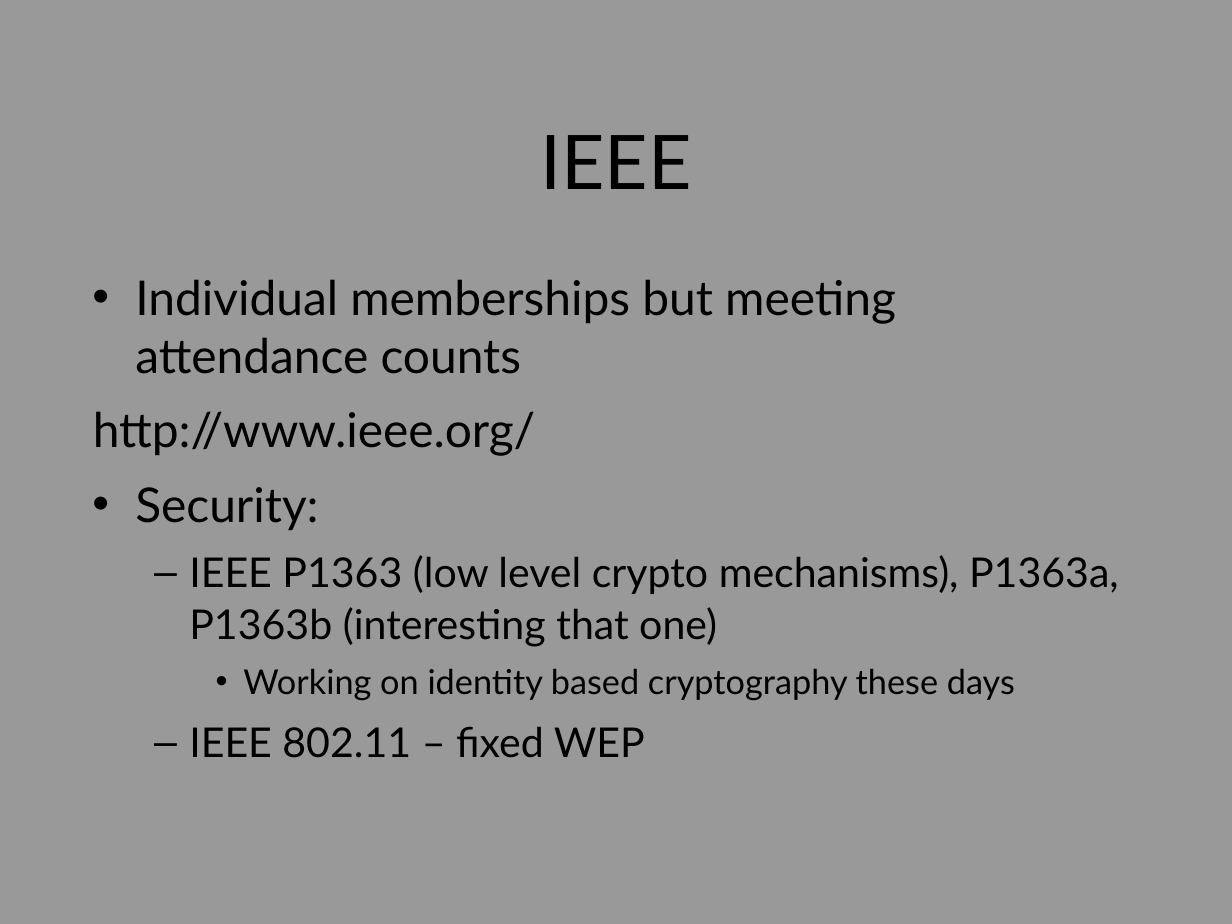
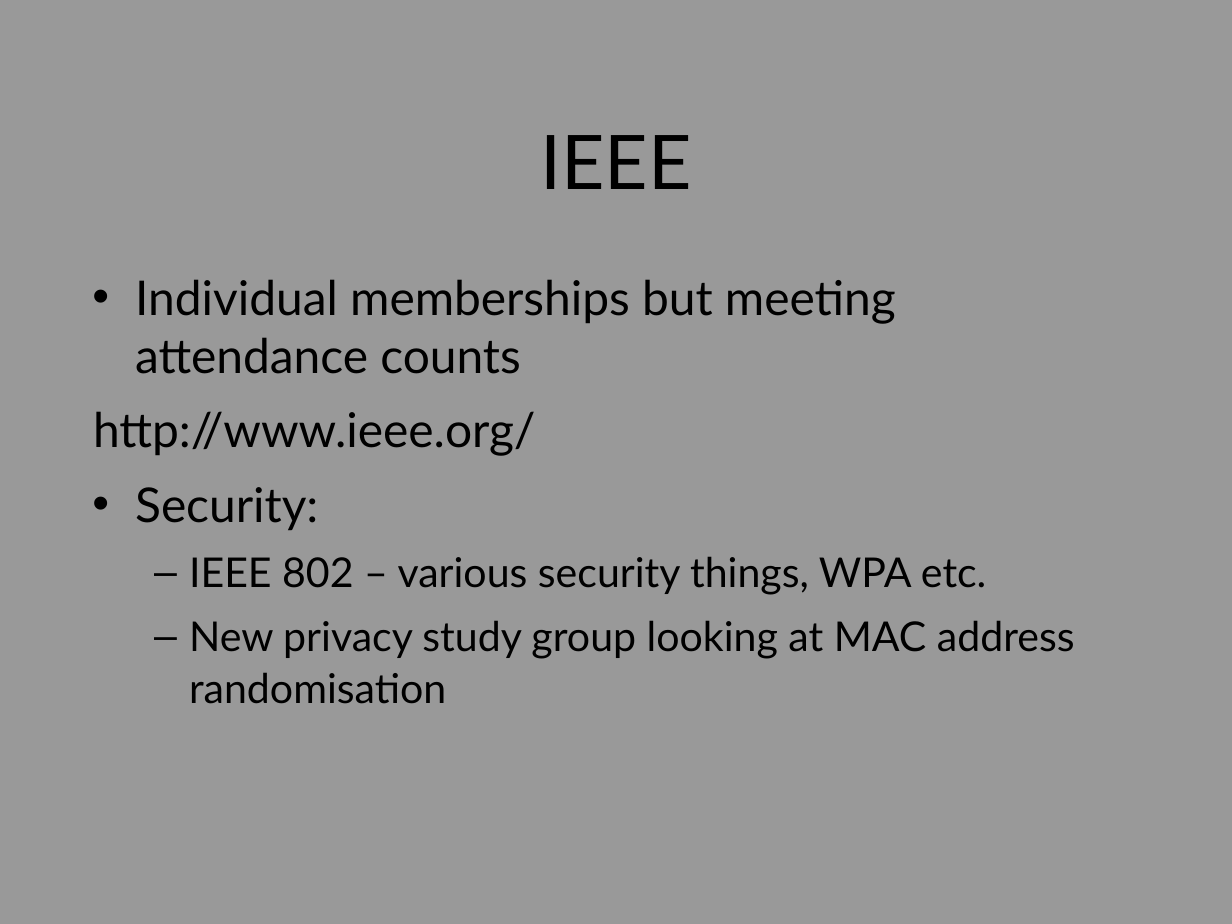
Before and after one commit to sftcd/cs7053, a slide deck: slide 10 of lectures/04-protocols/04-protocols.ppt. Drawn at 1232x924 pixels with LibreOffice and Linux fonts; fonts in the diff are those of the drawing. Boxes give left, top, right and bottom in pixels: in the first picture for what was removed or moved away, otherwise in the second. Text is boxed around its words. In the diff, an @@ line names an element or a change of style, - is before the commit and + after.

```diff
--- a/lectures/04-protocols/04-protocols.ppt
+++ b/lectures/04-protocols/04-protocols.ppt
@@ text at (x1=189, y1=556, x2=1075, y2=704): text changed @@
-  – IEEE P1363 (low level crypto mechanisms), P1363a, P1363b (interesting that one)
-    • Working on identity based cryptography these days
-  – IEEE 802.11 – fixed WEP
+  – IEEE 802 – various security things, WPA etc.
+  – New privacy study group looking at MAC address randomisation
```
Also in this commit, not shown: 51 other slides changed, 1 slide added, 9 slides removed.
